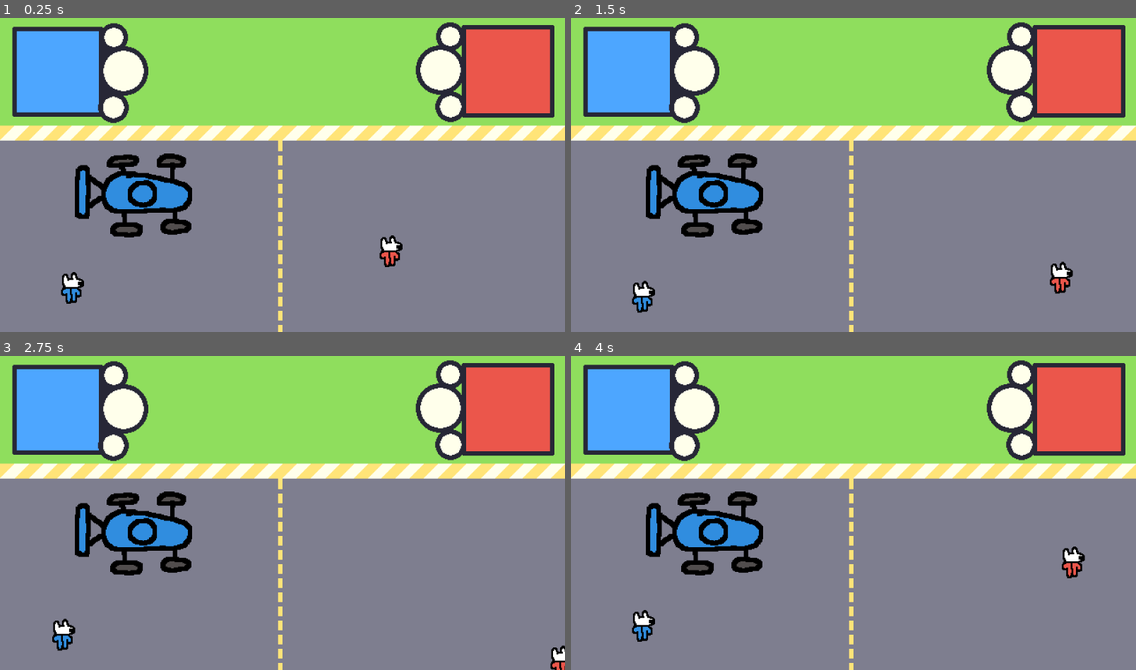
Above: before the commit, frames 1-4 (two rows, left to right).
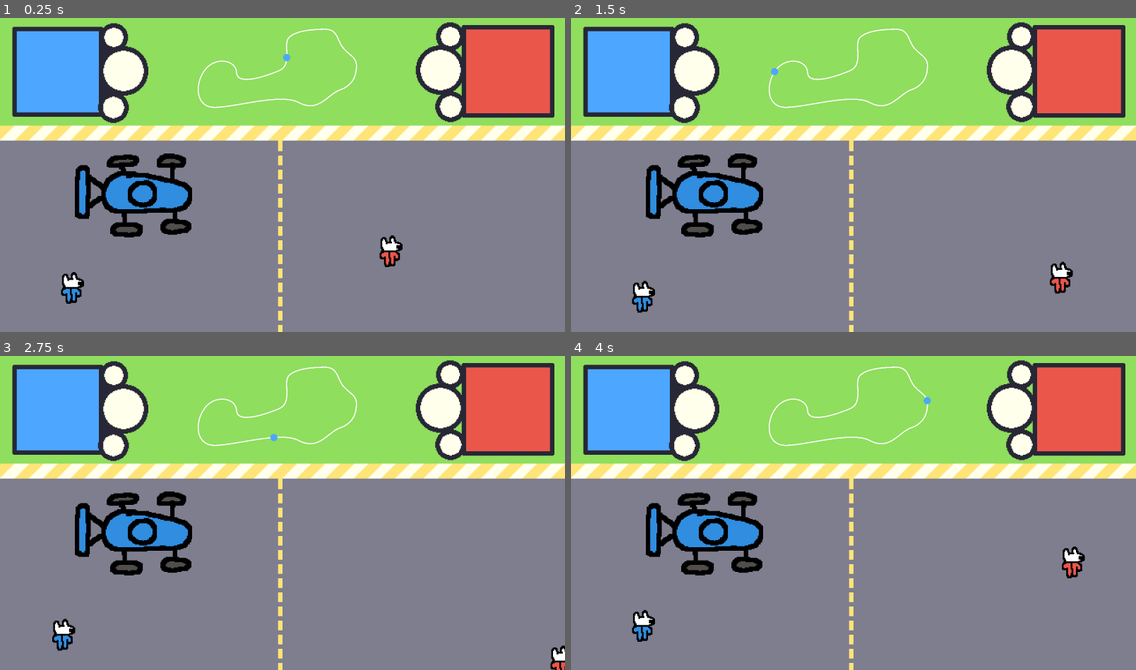
Above: after the commit, the same moments.

Repository: rvinluan/pitcrew-godot
Game: Godot game, scene res://src/race_scene.tscn
The game is run twice, just before and just after one commit, with the same random seed, the same clock (stepped at 60 frames per second) and the same inputs.
Inputs:
- Up to frame 1 (0.25 s): no input
- Up to frame 2 (1.5 s): hold Right (right_1) 0.53-1.28 s; tap F (a_2) at 0.6 s; hold Down (down_1) from 1.28 s (still down); tap S (down_2) at 1.35 s
- Up to frame 3 (2.75 s): release Down (down_1) at 2.03 s; hold Right (right_1) from 2.03 s (still down); tap A (left_2) at 2.1 s
- Up to frame 4 (4 s): release Right (right_1) at 2.78 s; hold Up (up_1) 2.78-3.53 s; tap D (right_2) at 2.85 s; hold Left (left_1) from 3.53 s (still down); tap W (up_2) at 3.6 s

The runs differ from the first frame. In frame 1, 0.4% of the frame differs, in the area x 35-64%, y 3-29%; in frame 2, 0.4%; in frame 3, 0.4%; in frame 4, 0.4%.

Commit message:
added track path

Diff:
--- a/src/race_scene.tscn
+++ b/src/race_scene.tscn
@@ -1,9 +1,12 @@
-[gd_scene load_steps=9 format=3 uid="uid://dssrlq5jh0hj5"]
+[gd_scene load_steps=12 format=3 uid="uid://dssrlq5jh0hj5"]
 
 [ext_resource type="Texture2D" uid="uid://bk2uwgxesxoyj" path="res://assets/racetrack-background.PNG" id="1_fw7cn"]
 [ext_resource type="PackedScene" uid="uid://cj1r76ng66s1m" path="res://src/player.tscn" id="2_ild5j"]
 [ext_resource type="PackedScene" uid="uid://dggkupk3o1yeo" path="res://src/car.tscn" id="3_yqbft"]
 [ext_resource type="Script" uid="uid://reajr8vmpt84" path="res://src/game_manager.gd" id="4_0indh"]
+[ext_resource type="Script" uid="uid://b36ogohx6dvm0" path="res://src/track.gd" id="5_brj0q"]
+[ext_resource type="Curve2D" uid="uid://c0j1w06uf5f8k" path="res://src/racetrack_curve.tres" id="6_m7xon"]
+[ext_resource type="Texture2D" uid="uid://u5g8rihlrup7" path="res://assets/blue-dot.png" id="7_70yoc"]
 
 [sub_resource type="WorldBoundaryShape2D" id="WorldBoundaryShape2D_ild5j"]
 normal = Vector2(-0.00392154, 0.999992)
@@ -88,3 +91,23 @@
 grow_vertical = 2
 size_flags_horizontal = 0
 size_flags_vertical = 0
+metadata/_edit_lock_ = true
+
+[node name="Line2D" type="Line2D" parent="."]
+position = Vector2(0, -53)
+points = PackedVector2Array(1459, -431)
+width = 5.0
+joint_mode = 2
+script = ExtResource("5_brj0q")
+curve = ExtResource("6_m7xon")
+
+[node name="Path2D" type="Path2D" parent="Line2D"]
+curve = ExtResource("6_m7xon")
+
+[node name="PathFollow2D" type="PathFollow2D" parent="Line2D/Path2D"]
+rotation = 2.41636
+
+[node name="Blue-dot" type="Sprite2D" parent="Line2D/Path2D/PathFollow2D"]
+rotation = -2.41636
+scale = Vector2(2, 2)
+texture = ExtResource("7_70yoc")
--- /dev/null
+++ b/src/racetrack_curve.tres
@@ -0,0 +1,7 @@
+[gd_resource type="Curve2D" format=3 uid="uid://c0j1w06uf5f8k"]
+
+[resource]
+_data = {
+"points": PackedVector2Array(32.6477, -28.9377, -32.6477, 28.9377, 31, -564, 65.2954, -27.4537, -65.2954, 27.4537, -16, -412, 2.91931, 59.1797, -2.91931, -59.1797, -208, -403, 46.0036, -52.6815, -46.0036, 52.6815, -346, -422, -63.0694, -23.7438, 63.0694, 23.7438, -336, -250, -92.4813, -48.413, 92.4813, 48.413, 73, -268, -60.8434, 21.5178, 60.8434, -21.5178, 263, -326, 0.741993, 37.8416, -0.741993, -37.8416, 335, -436, 28.9377, 34.1317, -28.9377, -34.1317, 275, -515, 61.8384, -0.398378, -61.8384, 0.398378, 191, -600, 30.9403, -28.6764, -30.9403, 28.6764, 31, -564)
+}
+point_count = 11
--- /dev/null
+++ b/src/track.gd
@@ -0,0 +1,11 @@
+extends Line2D
+class_name Track
+
+@export var curve: Curve2D
+
+func _ready() -> void:
+	print(curve)
+	points = curve.get_baked_points()
+
+func _process(delta) -> void:
+	$Path2D/PathFollow2D.progress_ratio += (0.2 * delta)
Binary file added: assets/blue-dot.png
Not shown, added: assets/blue-dot.png.import
Binary file added: assets/red-dot.png
Not shown, added: assets/red-dot.png.import
Not shown, added: src/track.gd.uid
